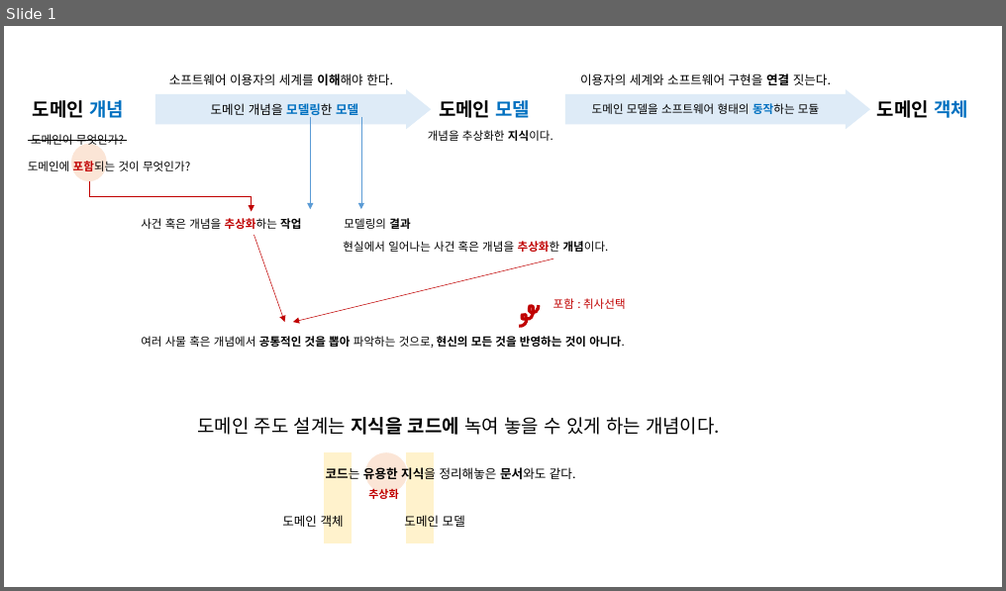
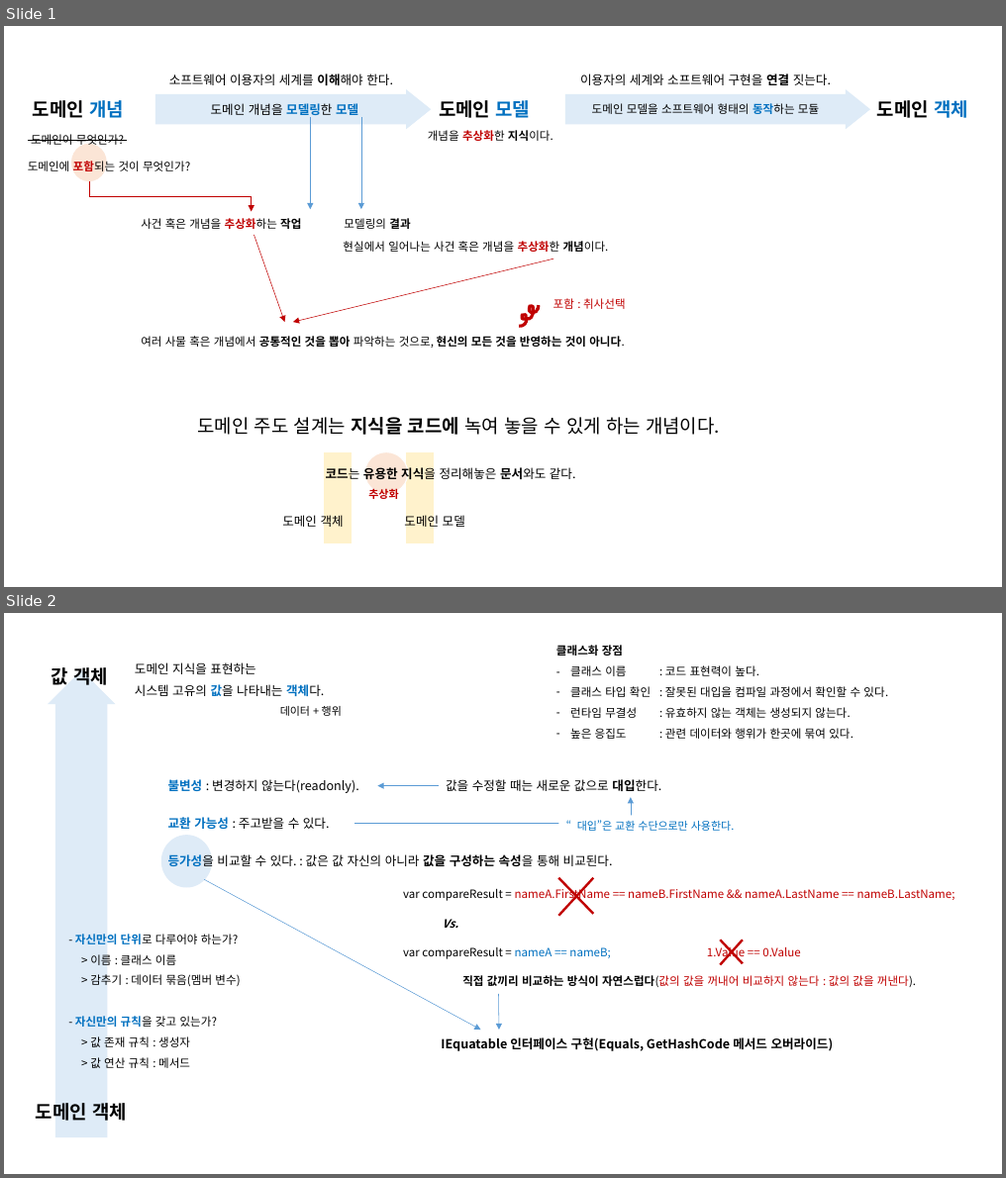
Before and after one commit to hhko/Learning, a slide deck: Books/DDDGuide/Docs/DDDGuide.pptx. Shown one above the other, each under a label of ours: slide 1 before the commit, slides 1 and 2 after it. The pictures are 1006x591 and 1006x1178 pixels, drawn with LibreOffice and Linux fonts; fonts in the diff are those of the drawing. Boxes give left, top, right and bottom in pixels: in the first picture for what was removed or moved away, otherwise in the second. Text is boxed around its words. In the diff, an @@ line names an element or a change of style, - is before the commit and + after.

```diff
--- a/Books/DDDGuide/Docs/DDDGuide.pptx
+++ b/Books/DDDGuide/Docs/DDDGuide.pptx
@@ slide 2 added at [4,613,1002,1174], background #FFFFFF @@
@@ down arrow added at [49,671,114,1138], fill #DEEBF7, outline #DEEBF7 1 pt @@
@@ text added at [51,667,108,685], 18 pt, text #000000, bold @@
+값 객체
@@ text added at [135,663,324,696], 12 pt, text #000000 @@
+도메인 지식을 표현하는
+시스템 고유의 값을 나타내는 객체다.
@@ text added at [556,645,888,739], 11 pt, text #000000 @@
+클래스화 장점
+– 클래스 이름 : 코드 표현력이 높다.
+– 클래스 타입 확인 : 잘못된 대입을 컴파일 과정에서 확인할 수 있다.
+– 런타임 무결성 : 유효하지 않는 객체는 생성되지 않는다.
+– 높은 응집도 : 관련 데이터와 행위가 한곳에 묶여 있다.
@@ text added at [280,706,342,716], 10.5 pt, text #000000 @@
+데이터 + 행위
@@ text added at [75,934,240,1068], 11 pt, text #000000 @@
+- 자신만의 단위로 다루어야 하는가?
+> 이름 : 클래스 이름
+> 감추기 : 데이터 묶음(멤버 변수)
+- 자신만의 규칙을 갖고 있는가?
+> 값 존재 규칙 : 생성자
+> 값 연산 규칙 : 메서드
@@ group added at [162,779,955,1052]: 11 texts, 4 lines, 3 arrows, 1 ellipse, 1 elbow arrow @@
+불변성 : 변경하지 않는다(readonly).
+교환 가능성 : 주고받을 수 있다.
+등가성을 비교할 수 있다. : 값은 값 자신의 아니라 값을 구성하는 속성을 통해 비교된다.
+값을 수정할 때는 새로운 값으로 대입한다.
+“대입”은 교환 수단으로만 사용한다.
+var compareResult = nameA.FirstName == nameB.FirstName && nameA.LastName == nameB.LastName;
+var compareResult = nameA == nameB;
+Vs.
+직접 값끼리 비교하는 방식이 자연스럽다(값의 값을 꺼내어 비교하지 않는다 : 값의 값을 꺼낸다).
+1.Value == 0.Value
+IEquatable 인터페이스 구현(Equals, GetHashCode 메서드 오버라이드)
@@ text added at [36,1103,127,1121], 18 pt, text #000000, bold @@
+도메인 객체
@@ slide 1 changed as well @@
@@ text "개념을 추상화한 지식이다." at [428,130,553,141]: text colour #000000 to #C00000, bold on in "추상화한" @@
```
Also in this commit, not shown: 1 slide removed, 22 other files.
